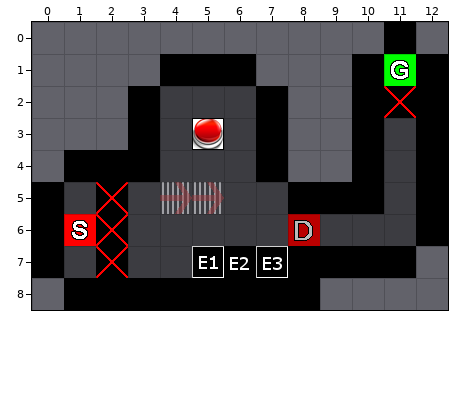
Tiled map: Levels/Level01_Switch.tmx. The picture above is the old version.
Cells are 32x32 px. Shown: x 0..12, y 0..8.
After the commit:
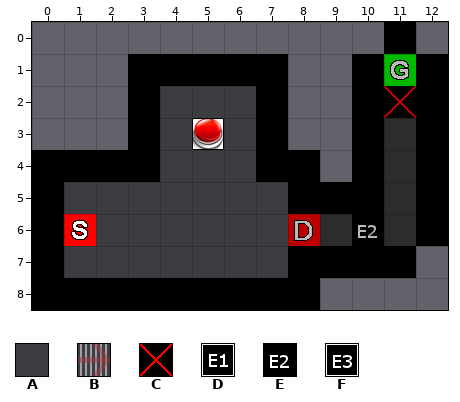
Key: from "ReplicaTileset": A 0, B 9 turned 270, C 12, D 20, E 21, F 22.
_ is an empty cell, . an unchanged one.
See-through tiles are keyed as they look on the map.
Diff:
--- layer "Tile Layer 1"
@@ x 4..5 @@
-5 BB
+5 AA
--- layer "Tile Layer 2"
@@ x 3..7 @@
-1 _..._
+1 A...A
@@ x 0..10 @@
-4 _......._..
-5 ..C........
-6 ..C......._
-7 ..C..DEF...
-8 _..........
+4 A.......A..
+5 .._........
+6 .._.......E
+7 .._..___...
+8 A..........
--- layer "Tile Layer 3"
@@ x 11..11 @@
-1 _
-2 _
+1 A
+2 A
@@ x 10..10 @@
-6 _
+6 A
